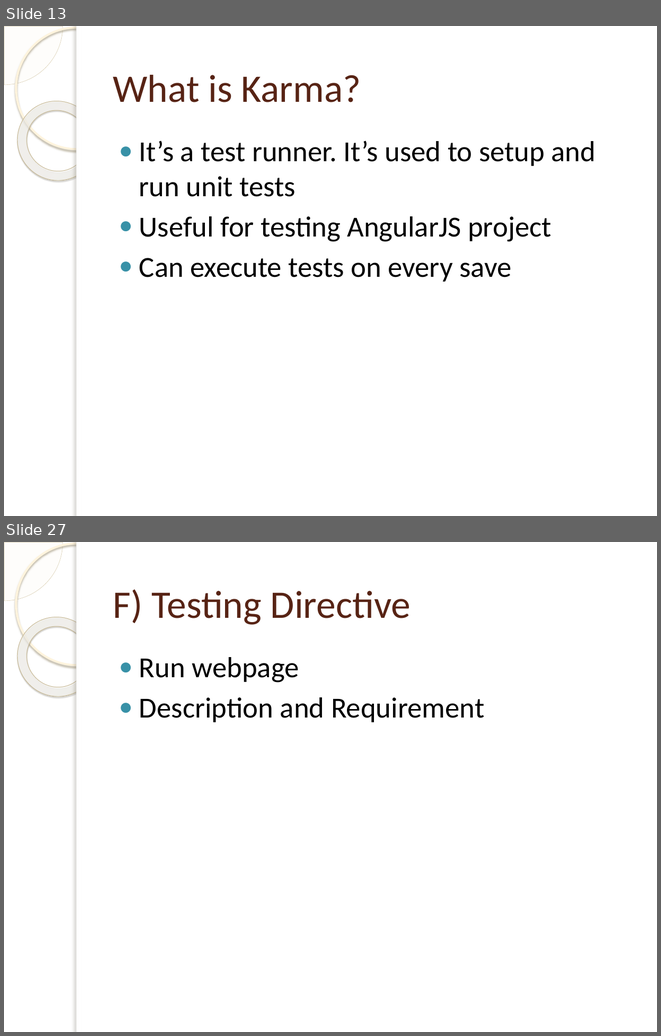
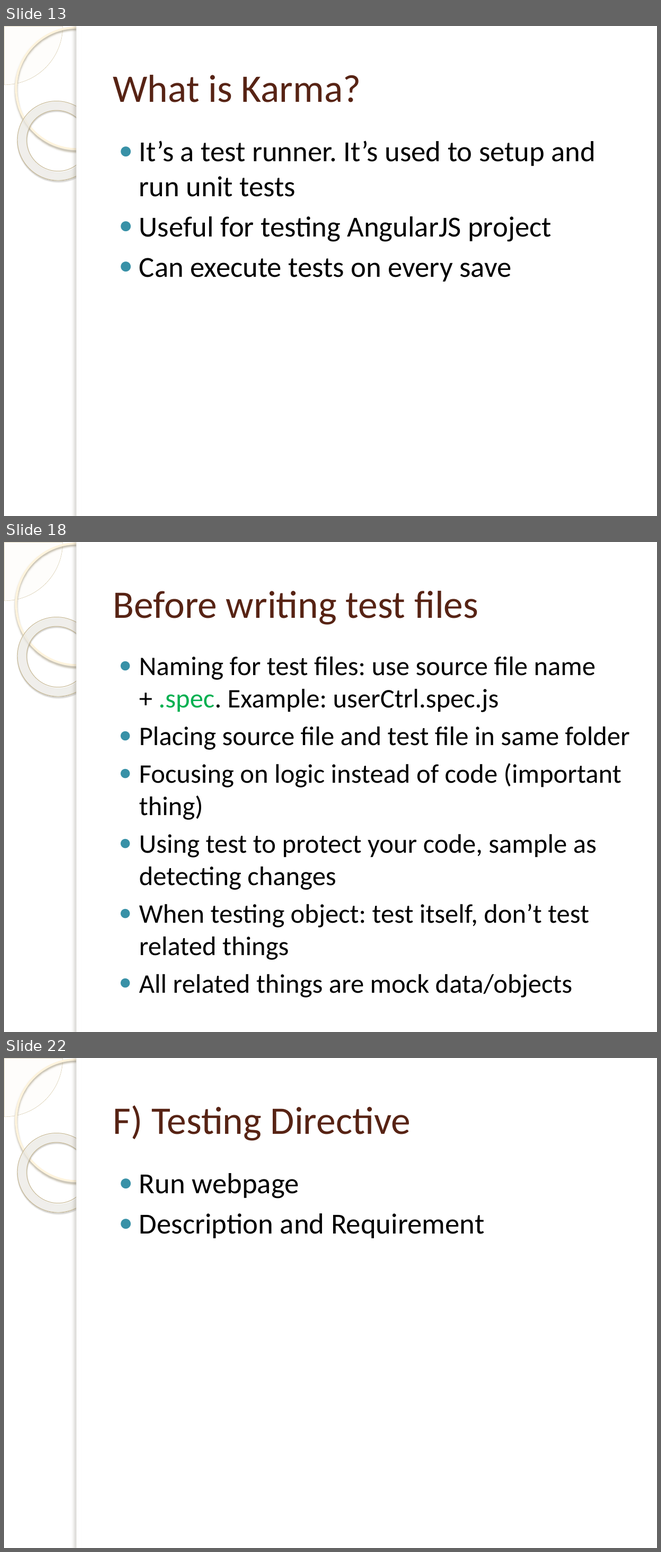
Before and after one commit to xuancong246/documents, a slide deck: Ebooks/AngularJS/Training/UnitTesting/AngularJS-Unit-Testing.pptx. Shown one above the other, each under a label of ours: slides 13 and 27 before the commit, slides 13, 18 and 22 after it; the slides between them are not shown. The pictures are 661x1036 and 661x1552 pixels, drawn with LibreOffice and Linux fonts; fonts in the diff are those of the drawing; background and template pictures are left out. Boxes give left, top, right and bottom in pixels: in the first picture for what was removed or moved away, otherwise in the second. Text is boxed around its words. In the diff, an @@ line names an element or a change of style, - is before the commit and + after.

Commit message:
AngularJS unit test

```diff
--- a/Ebooks/AngularJS/Training/UnitTesting/AngularJS-Unit-Testing.pptx
+++ b/Ebooks/AngularJS/Training/UnitTesting/AngularJS-Unit-Testing.pptx
@@ slide 18 added at bbox=[4, 542, 657, 1032], background picture (left out); not listed: 5 template elements that a slide beside it also shows @@
@@ title added at bbox=[113, 591, 478, 625], 43 pt, text #572314 @@
+Before writing test files
@@ text added at bbox=[139, 656, 630, 997], 29.6 pt, text #000000 @@
+● Naming for test files: use source file name + .spec. Example: userCtrl.spec.js
+● Placing source file and test file in same folder
+● Focusing on logic instead of code (important thing)
+● Using test to protect your code, sample as detecting changes
+● When testing object: test itself, don’t test related things
+● All related things are mock data/objects
@@ what was slide 27 is now slide 22 @@
```
Also in this commit, not shown: 5 slides changed, 2 other slides added, 8 slides removed.
